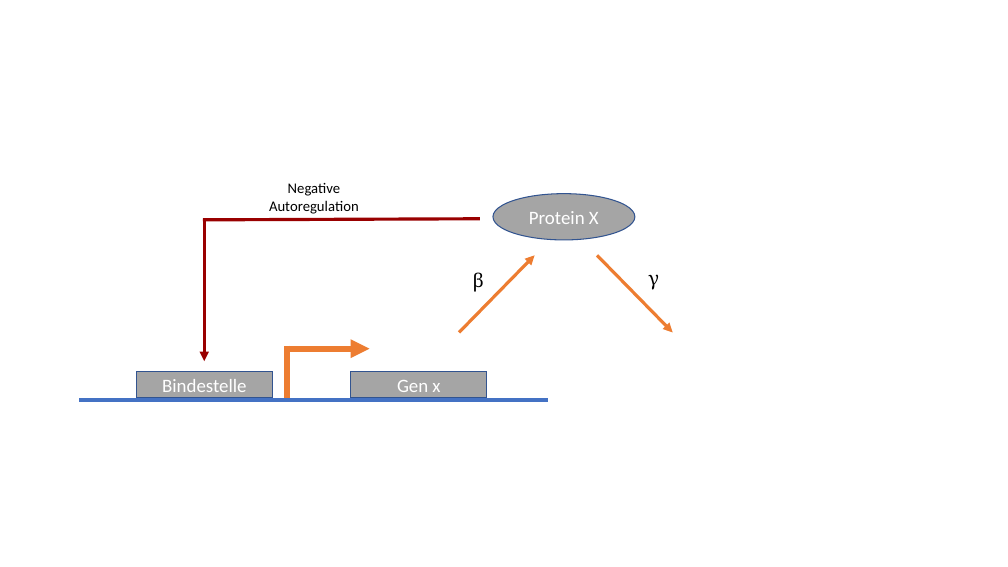
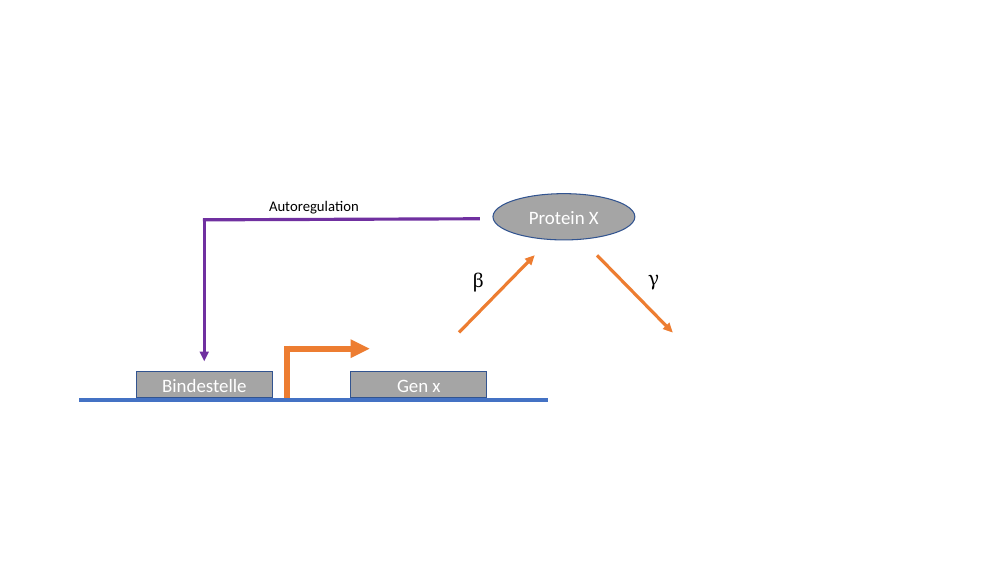
Before and after one commit to CSBiology/BIO-MBP-06-U-2, a slide deck: slide 5 of images/day3/Präsentation1.pptx. Drawn at 1008x567 pixels with LibreOffice and Linux fonts; fonts in the diff are those of the drawing. Boxes give left, top, right and bottom in pixels: in the first picture for what was removed or moved away, otherwise in the second. Text is boxed around its words. In the diff, an @@ line names an element or a change of style, - is before the commit and + after.

```diff
--- a/images/day3/Präsentation1.pptx
+++ b/images/day3/Präsentation1.pptx
@@ text at (x1=288, y1=183, x2=340, y2=196): paragraph removed @@
-Negative
@@ line (480, 219) - (203, 220): stroke #990000 3 pt to #7030A0 3 pt @@
@@ arrow (204, 219) - (204, 361): stroke #990000 3 pt to #7030A0 3 pt @@
```
Also in this commit, not shown: 1 other file.
